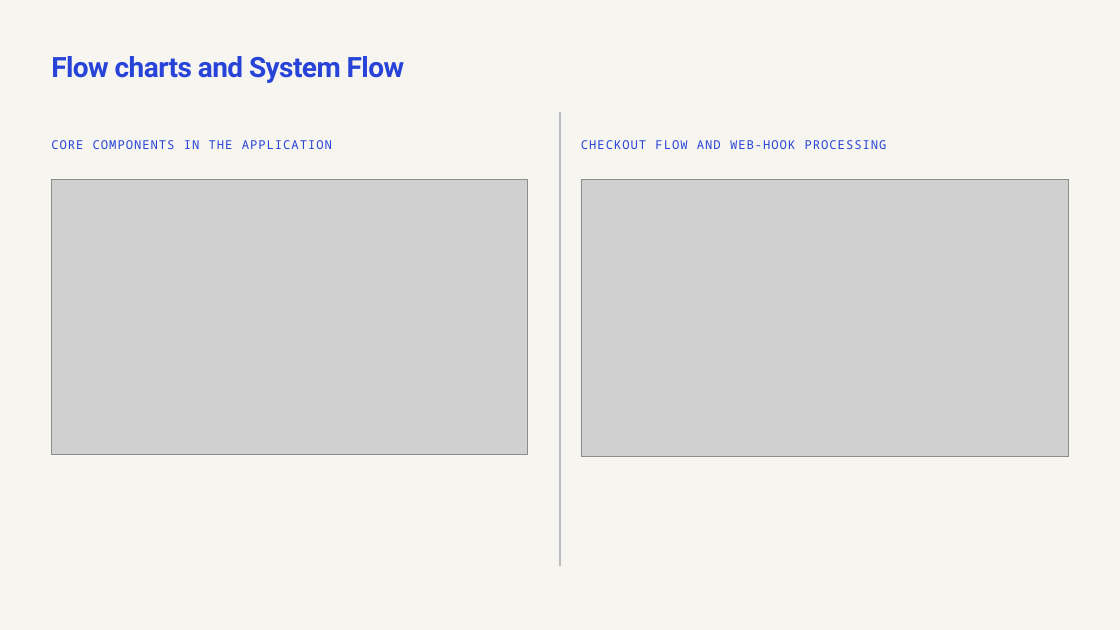
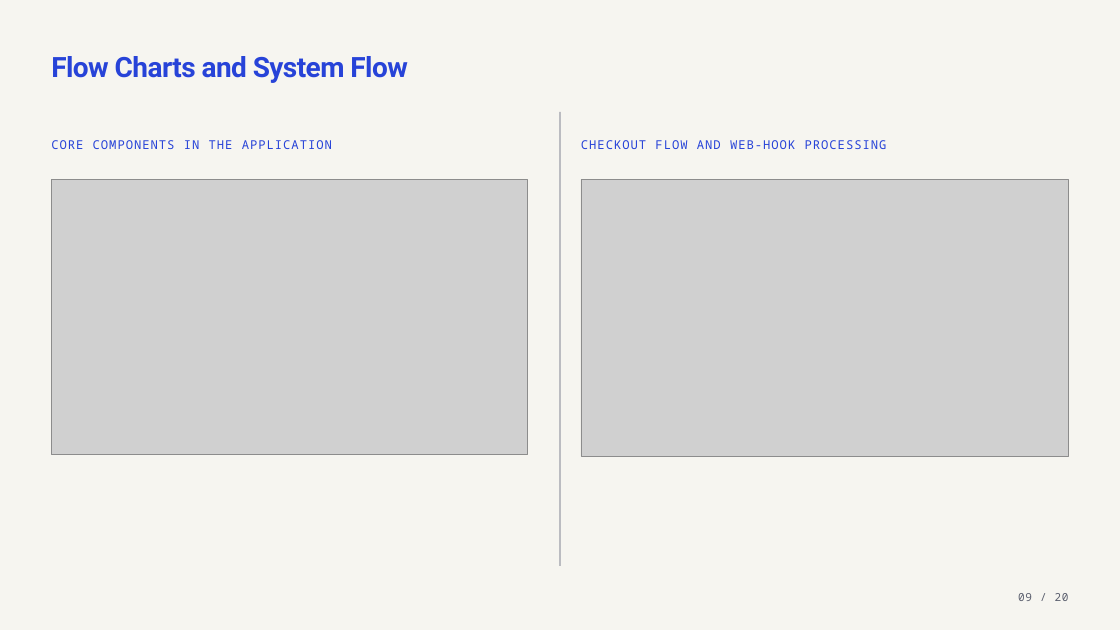
Before and after one commit to ANKITHDEEGOJU/proj-pic, a slide deck: slide 9 of docs/Final_Presentation.pptx. Drawn at 1120x630 pixels with LibreOffice and Linux fonts; fonts in the diff are those of the drawing; grey boxes stand for pictures. Boxes give left, top, right and bottom in pixels: in the first picture for what was removed or moved away, otherwise in the second. Text is boxed around its words. In the diff, an @@ line names an element or a change of style, - is before the commit and + after.

```diff
--- a/docs/Final_Presentation.pptx
+++ b/docs/Final_Presentation.pptx
@@ text at (51,56,407,83): text changed @@
-Flow charts and System Flow
+Flow Charts and System Flow
@@ text added at (1018,593,1069,601), 9.5 pt, text #5B5F6E @@
+09 / 20
```
Also in this commit, not shown: 18 other slides changed, 4 other files.
